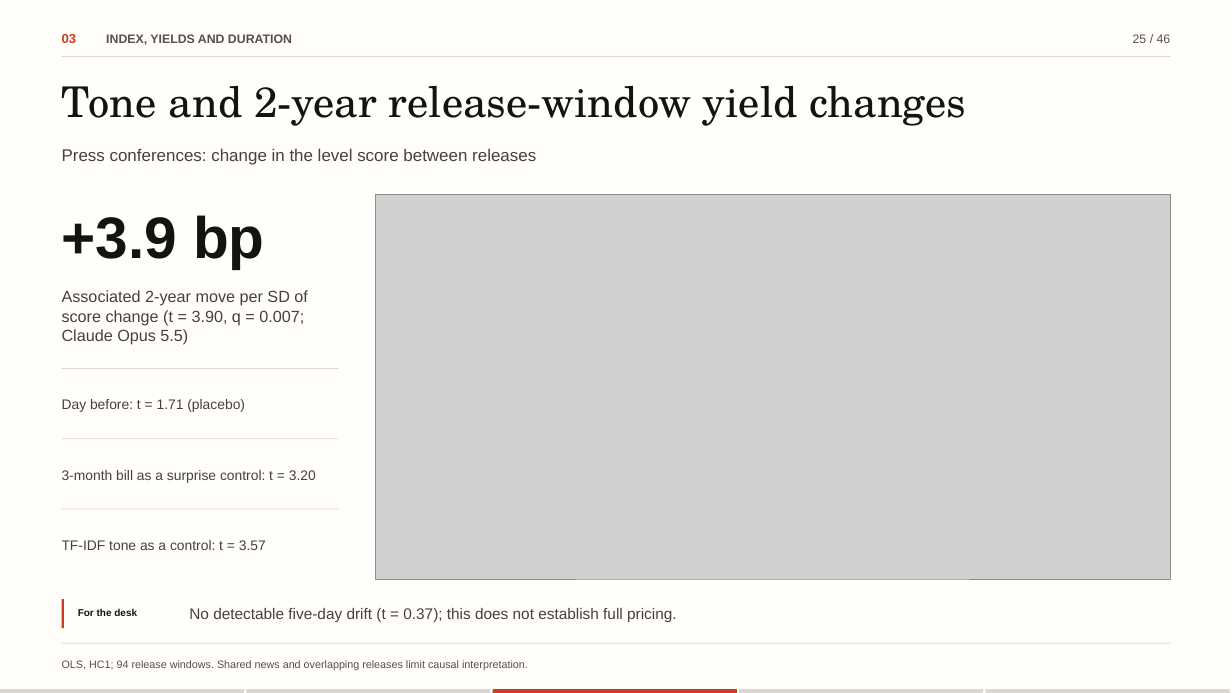
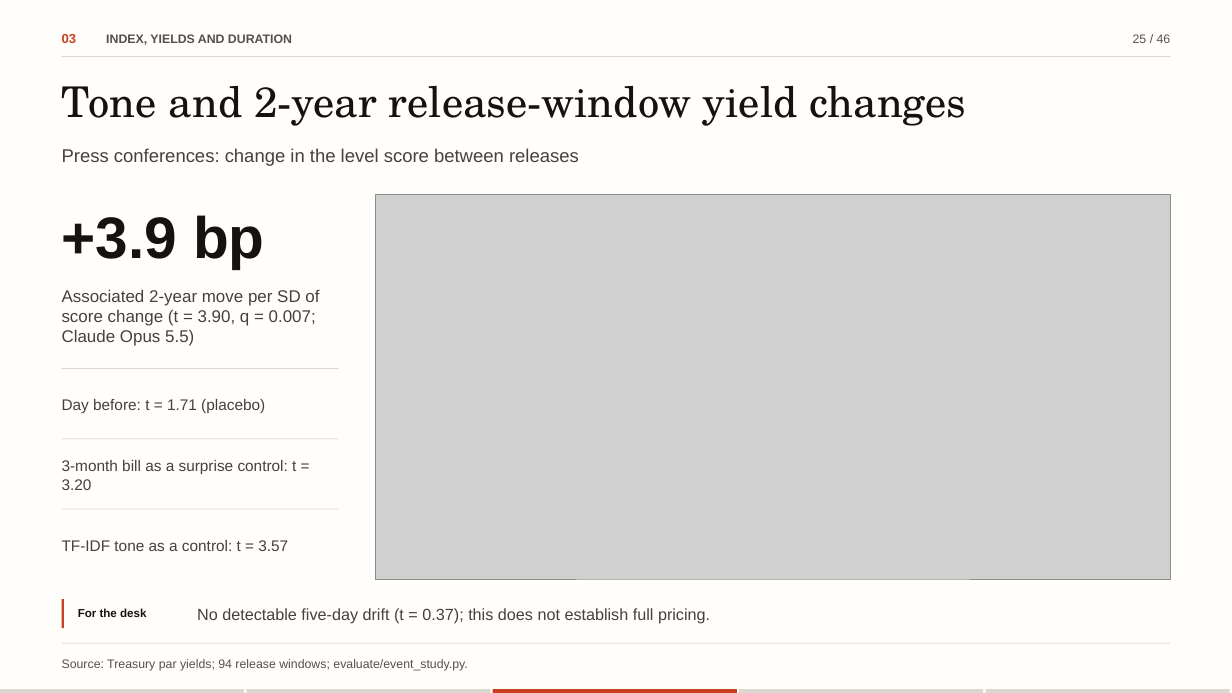
Before and after one commit to flukier1016/fomc-tone-lab, a slide deck: slide 25 of docs/slides/FOMC-Tone-Lab-editable.pptx. Drawn at 1232x693 pixels with LibreOffice and Linux fonts; fonts in the diff are those of the drawing; grey boxes stand for pictures. Boxes give left, top, right and bottom in pixels: in the first picture for what was removed or moved away, otherwise in the second. Text is boxed around its words. In the diff, an @@ line names an element or a change of style, - is before the commit and + after.

Commit message:
Sync with revision 3430cea
The deck now names the public repository on its first and last slides, keeps one-line source footers and a list-style contents page; the write-up is set in the course homework style with references at the end; SUBMISSION.md is a short guide for graders.

```diff
--- a/docs/slides/FOMC-Tone-Lab-editable.pptx
+++ b/docs/slides/FOMC-Tone-Lab-editable.pptx
@@ text "Press conferences: change in the ..." at <box>62,148,579,166</box>: size 13.2 to 14.4 pt @@
@@ text "Associated 2-year move per SD ..." at <box>62,289,319,346</box>: size 12.6 to 13.2 pt @@
@@ size 10.8 to 12 pt in 3 elements at <box>62,399,265,413</box>, <box>62,460,296,490</box>, <box>62,540,288,551</box> @@
@@ text "For the desk" at <box>78,608,146,617</box>: size 7.8 to 9 pt @@
@@ text "No detectable five-day drift (t ...": place and size @@
-text "No detectable five-day drift (t ..." at <box>189,608,677,622</box>
+text "No detectable five-day drift (t ..." at <box>197,608,710,624</box>
@@ text "No detectable five-day drift (t ..." at <box>197,608,710,624</box>: size 12 to 12.6 pt @@
@@ text at <box>62,659,467,671</box>: text changed; size 8.4 to 9.6 pt @@
-OLS, HC1; 94 release windows. Shared news and overlapping releases limit causal interpretation.
+Source: Treasury par yields; 94 release windows; evaluate/event_study.py.
```
Also in this commit, not shown: 45 other slides changed, 20 other files.
